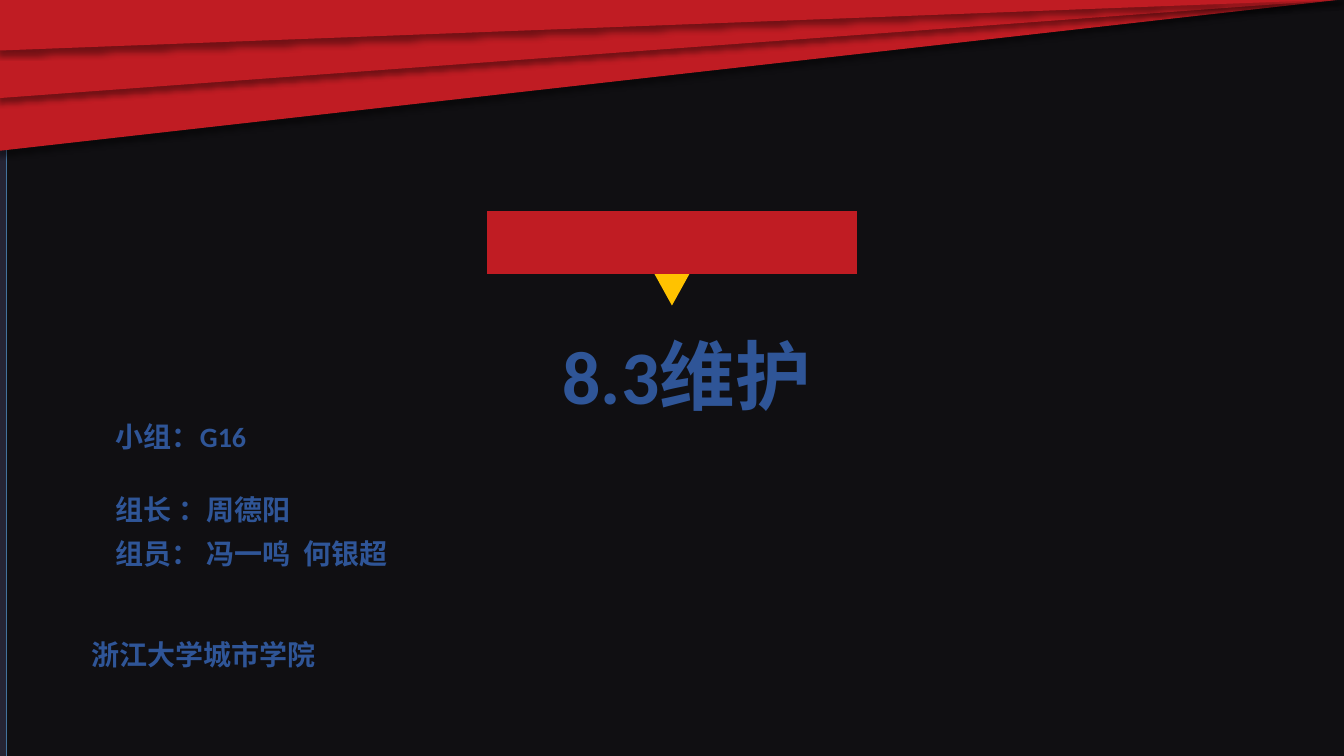
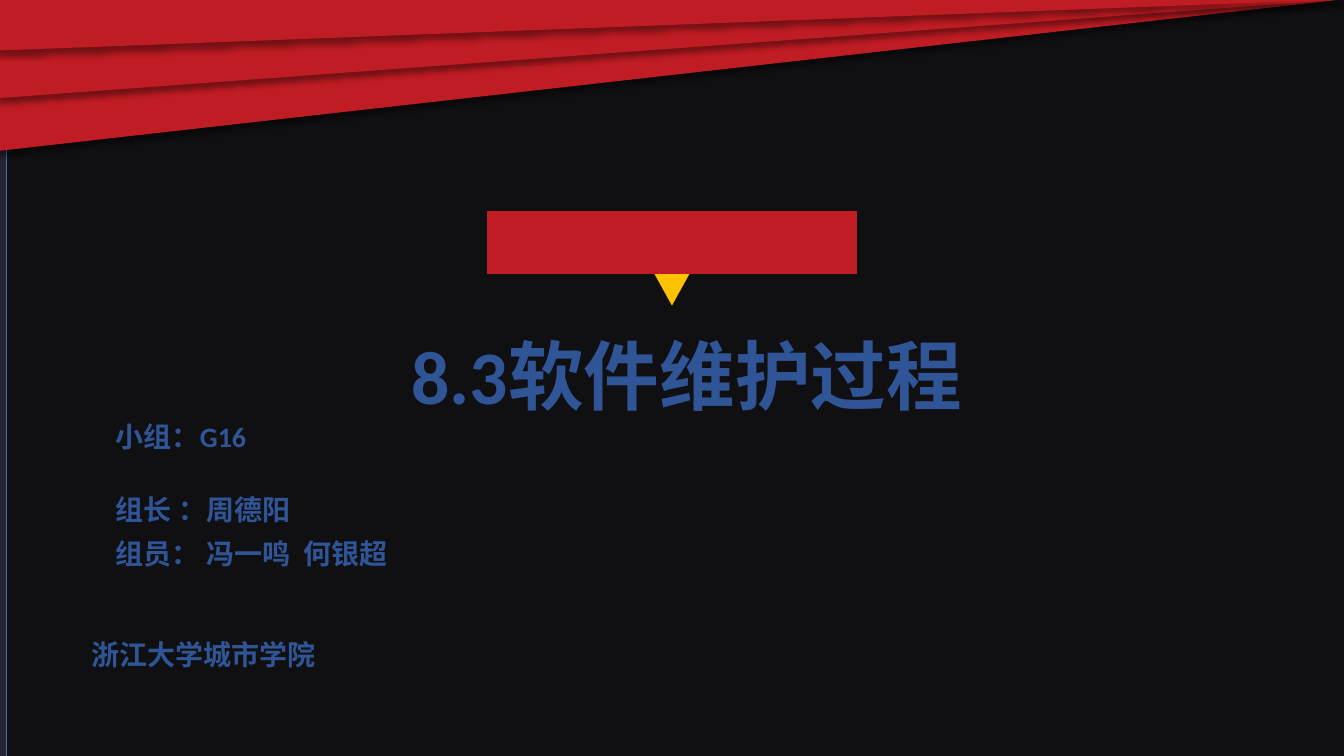
Before and after one commit to zuccYanghaha/SE2018, a slide deck: slide 1 of 演示ppt/SE2018春-G16-翻转PPT8.3.pptx. Drawn at 1344x756 pixels with LibreOffice and Linux fonts; fonts in the diff are those of the drawing; background and template pictures are left out. Boxes give left, top, right and bottom in pixels: in the first picture for what was removed or moved away, otherwise in the second. Text is boxed around its words. In the diff, an @@ line names an element or a change of style, - is before the commit and + after.

```diff
--- a/演示ppt/SE2018春-G16-翻转PPT8.3.pptx
+++ b/演示ppt/SE2018春-G16-翻转PPT8.3.pptx
@@ text at <box>411,342,961,411</box>: text changed @@
-8.3维护
+8.3软件维护过程
```
Also in this commit, not shown: 1 other slide changed.
